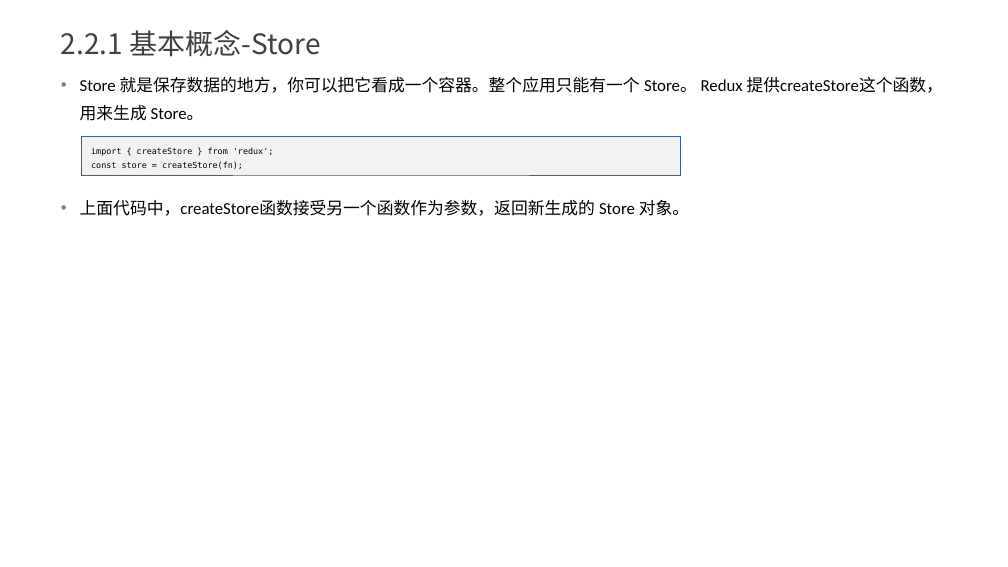
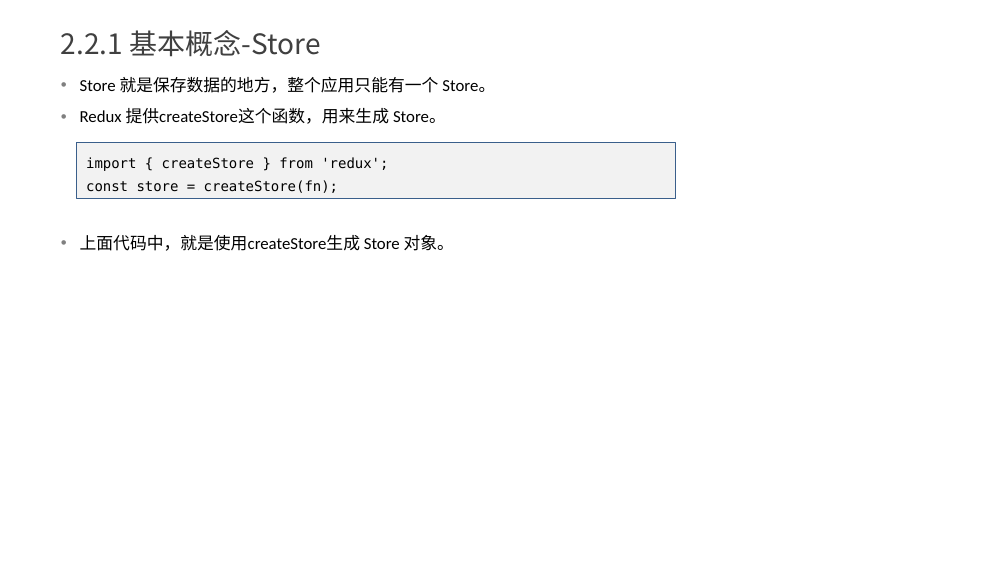
Before and after one commit to yxl2628/reactjs, a slide deck: slide 21 of ppt/03 React技术栈.pptx (slide 20 before the commit). Drawn at 1008x567 pixels with LibreOffice and Linux fonts; fonts in the diff are those of the drawing. Boxes give left, top, right and bottom in pixels: in the first picture for what was removed or moved away, otherwise in the second. Text is boxed around its words. In the diff, an @@ line names an element or a change of style, - is before the commit and + after.

```diff
--- a/ppt/03 React技术栈.pptx
+++ b/ppt/03 React技术栈.pptx
@@ text at (80,77,495,251): text changed @@
-• Store 就是保存数据的地方，你可以把它看成一个容器。整个应用只能有一个 Store。 Redux 提供createStore这个函数，用来生成 Store。
-• 上面代码中，createStore函数接受另一个函数作为参数，返回新生成的 Store 对象。
+• Store 就是保存数据的地方，整个应用只能有一个 Store。
+• Redux 提供createStore这个函数，用来生成 Store。
+• 上面代码中，就是使用createStore生成 Store 对象。
@@ rectangle "import { createStore } from ...": place and size @@
-rectangle "import { createStore } from ..." at (82,137,681,175)
+rectangle "import { createStore } from ..." at (77,142,676,199)
@@ rectangle "import { createStore } from ..." at (77,142,676,199): size 6 to 10 pt @@
```
Also in this commit, not shown: 11 other slides changed, 1 other file.
